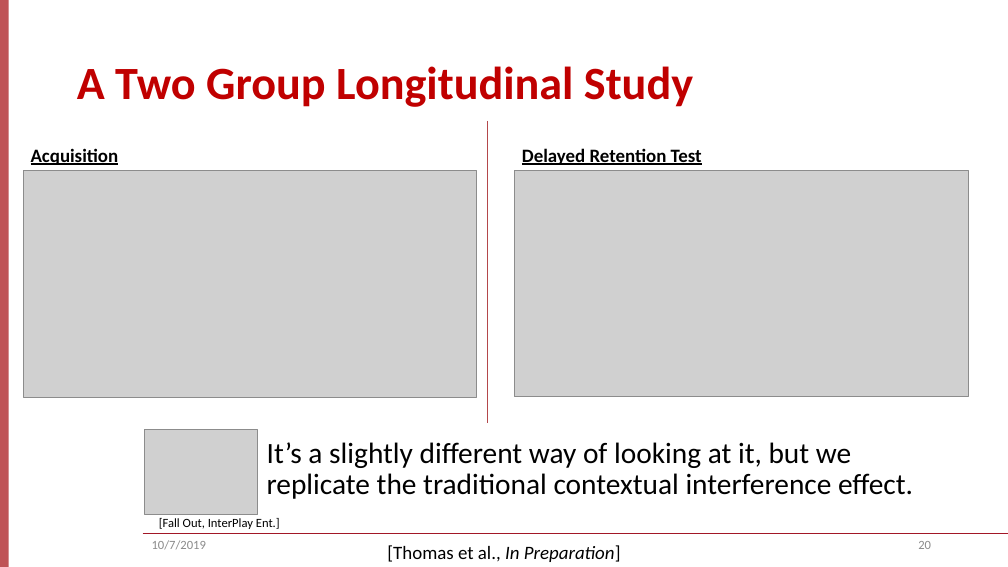
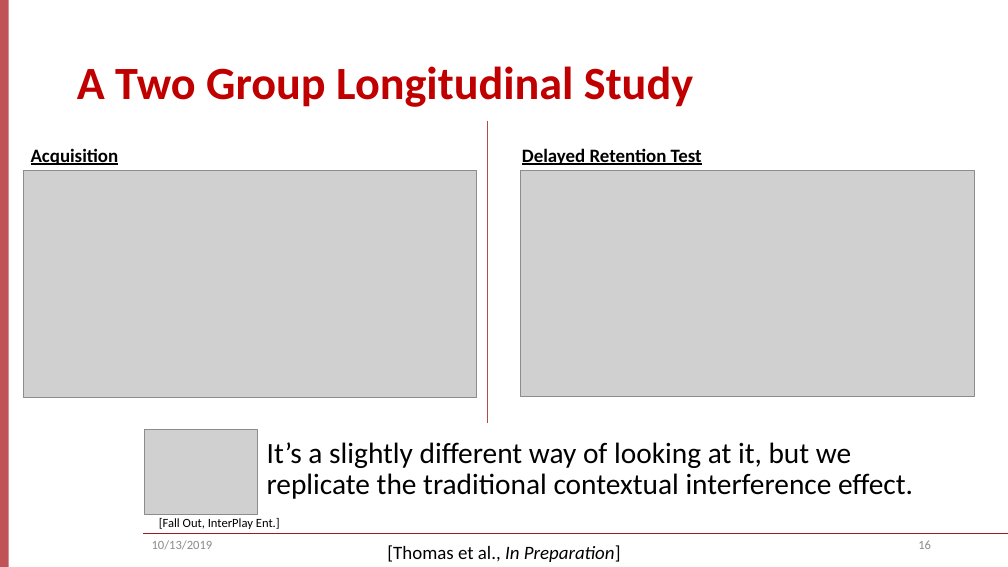
Before and after one commit to keithlohse/ASNR, a slide deck: slide 16 of ASNR_2019_workshop/lohse_ASNR_2019.pptx (slide 20 before the commit). Drawn at 1008x567 pixels with LibreOffice and Linux fonts; fonts in the diff are those of the drawing; grey boxes stand for pictures; background and template pictures are left out. Boxes give left, top, right and bottom in pixels: in the first picture for what was removed or moved away, otherwise in the second. Text is boxed around its words. In the diff, an @@ line names an element or a change of style, - is before the commit and + after.

Commit message:
Final upload for ASNR 2019
Finalized script file, .ppt and images for ASNR 2019

```diff
--- a/ASNR_2019_workshop/lohse_ASNR_2019.pptx
+++ b/ASNR_2019_workshop/lohse_ASNR_2019.pptx
@@ picture: place and size @@
-picture at [514, 170, 968, 397]
+picture at [521, 170, 975, 397]
@@ text at [152, 540, 213, 550]: text changed @@
-10/7/2019
+10/13/2019
@@ page number at [918, 540, 931, 549]: text changed @@
-20
+16
```
Also in this commit, not shown: 15 other slides changed, 6 slides removed, 17 other files.
